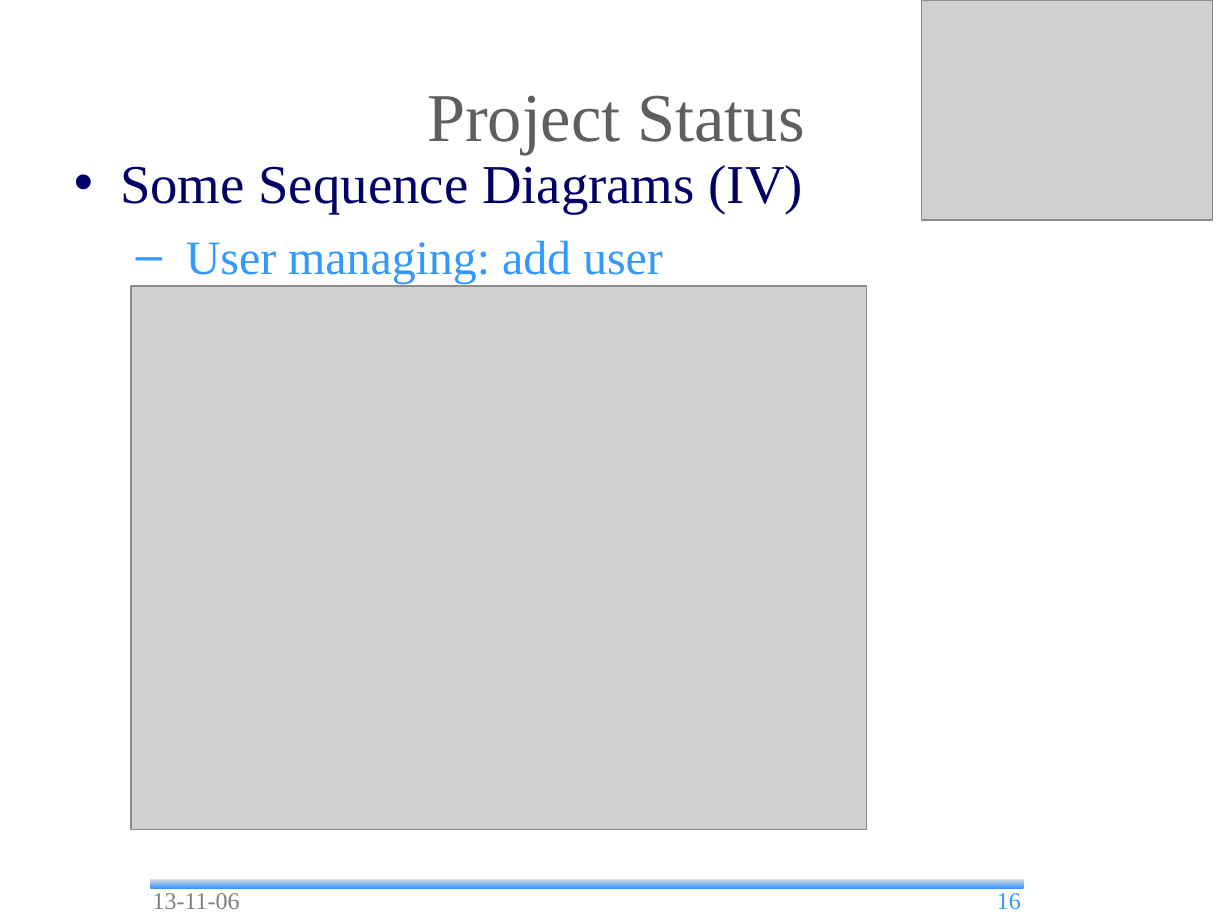
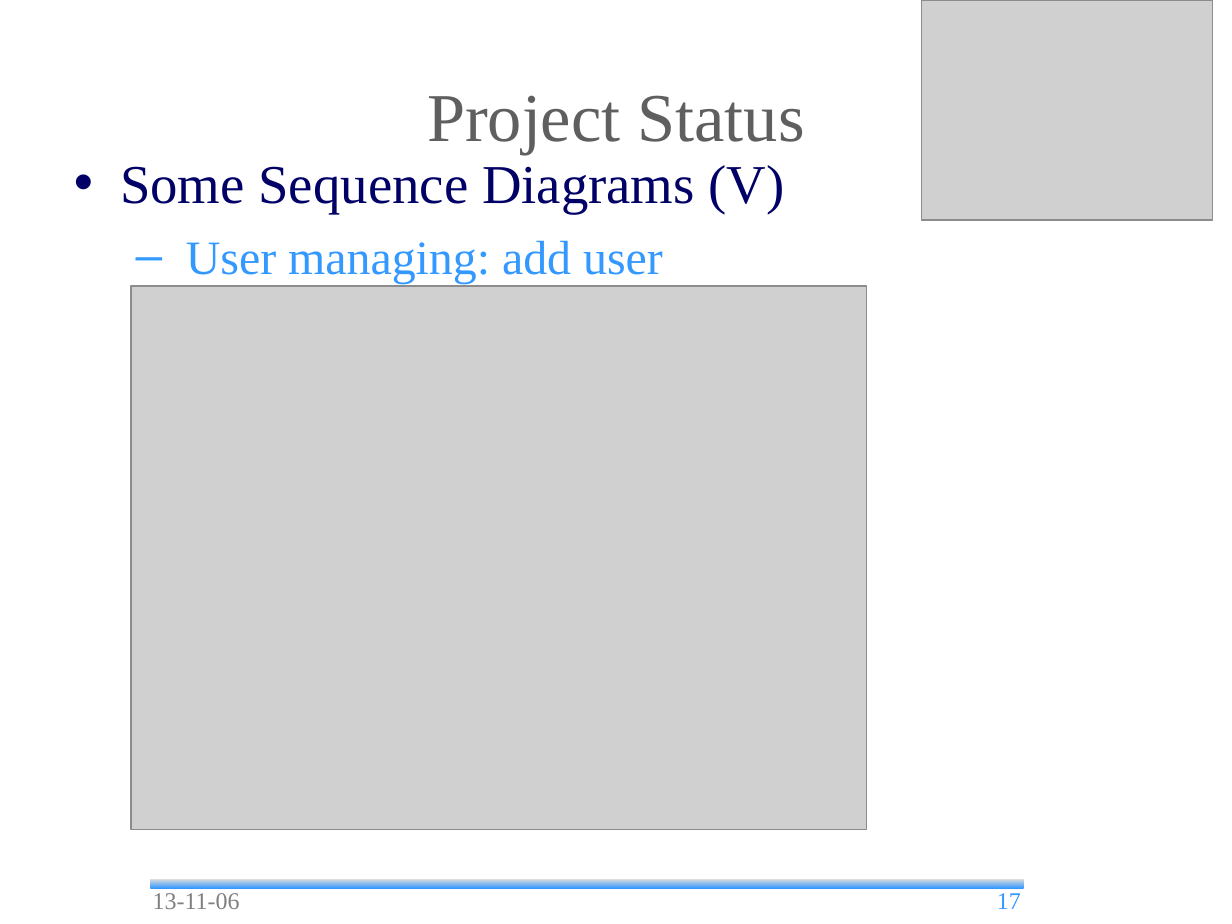
Before and after one commit to andrea-bottoli/DSD, a slide deck: slide 17 of Documentation/Presentation/13_45/Status_Report.odp (slide 16 before the commit). Drawn at 1232x924 pixels with LibreOffice and Linux fonts; fonts in the diff are those of the drawing; grey boxes stand for pictures; background and template pictures are left out. Boxes give left, top, right and bottom in pixels: in the first picture for what was removed or moved away, otherwise in the second. Text is boxed around its words. In the diff, an @@ line names an element or a change of style, - is before the commit and + after.

Commit message:
Updated Status Report

```diff
--- a/Documentation/Presentation/13_45/Status_Report.odp
+++ b/Documentation/Presentation/13_45/Status_Report.odp
@@ text at <box>120,165,785,214</box>: text changed @@
-• Some Sequence Diagrams (IV)
+• Some Sequence Diagrams (V)
@@ page number at <box>997,893,1021,909</box>: text changed @@
-16
+17
```
Also in this commit, not shown: 5 other slides changed, 1 slide added, 1 other file.
